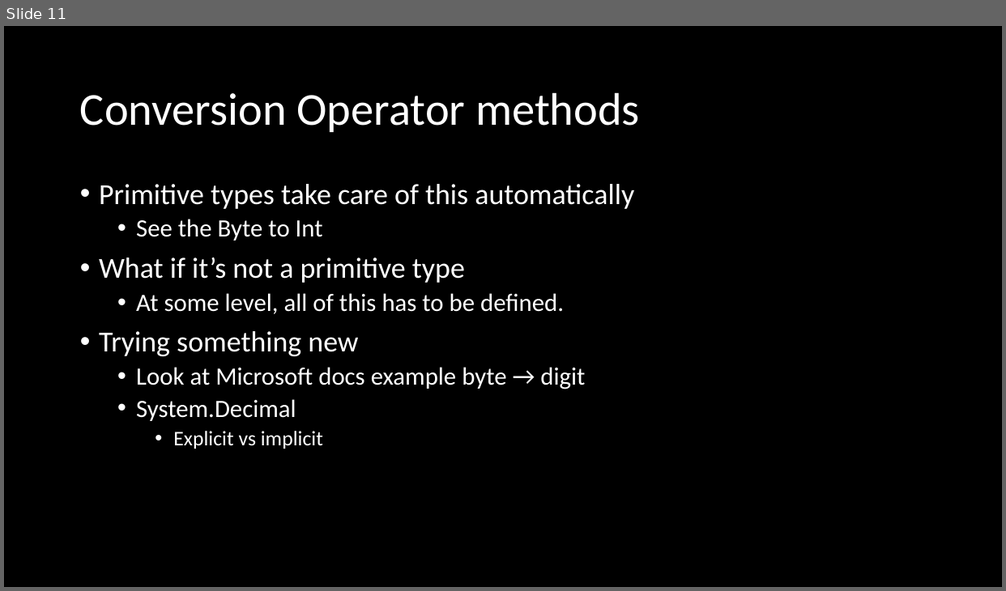
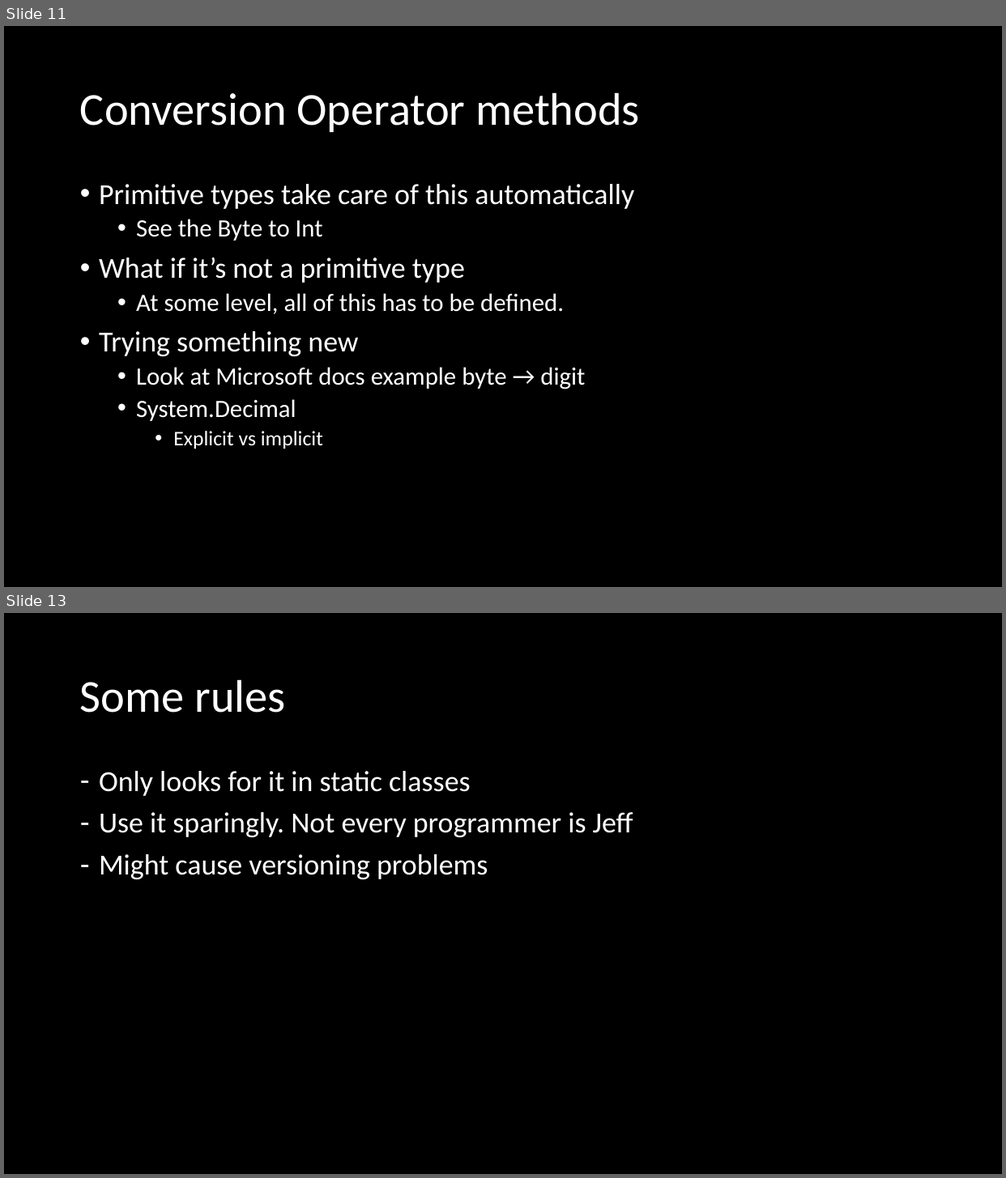
Before and after one commit to microsoft/Flash_University, a slide deck: CLR_via_CSharp/Chapter8/Methods.pptx. Shown one above the other, each under a label of ours: slide 11 before the commit, slides 11 and 13 after it; the slides between them are not shown. The pictures are 1006x591 and 1006x1178 pixels, drawn with LibreOffice and Linux fonts; fonts in the diff are those of the drawing. Boxes give left, top, right and bottom in pixels: in the first picture for what was removed or moved away, otherwise in the second. Text is boxed around its words. In the diff, an @@ line names an element or a change of style, - is before the commit and + after.

```diff
--- a/CLR_via_CSharp/Chapter8/Methods.pptx
+++ b/CLR_via_CSharp/Chapter8/Methods.pptx
@@ slide 13 added at (x1=4, y1=613, x2=1002, y2=1174), background #000000 @@
@@ title added at (x1=80, y1=679, x2=285, y2=713), 44 pt, text #FFFFFF @@
+Some rules
@@ text added at (x1=99, y1=771, x2=633, y2=879), 28 pt, text #FFFFFF @@
+– Only looks for it in static classes
+– Use it sparingly. Not every programmer is Jeff
+– Might cause versioning problems
```
Also in this commit, not shown: 1 slide changed, 1 other slide added.
